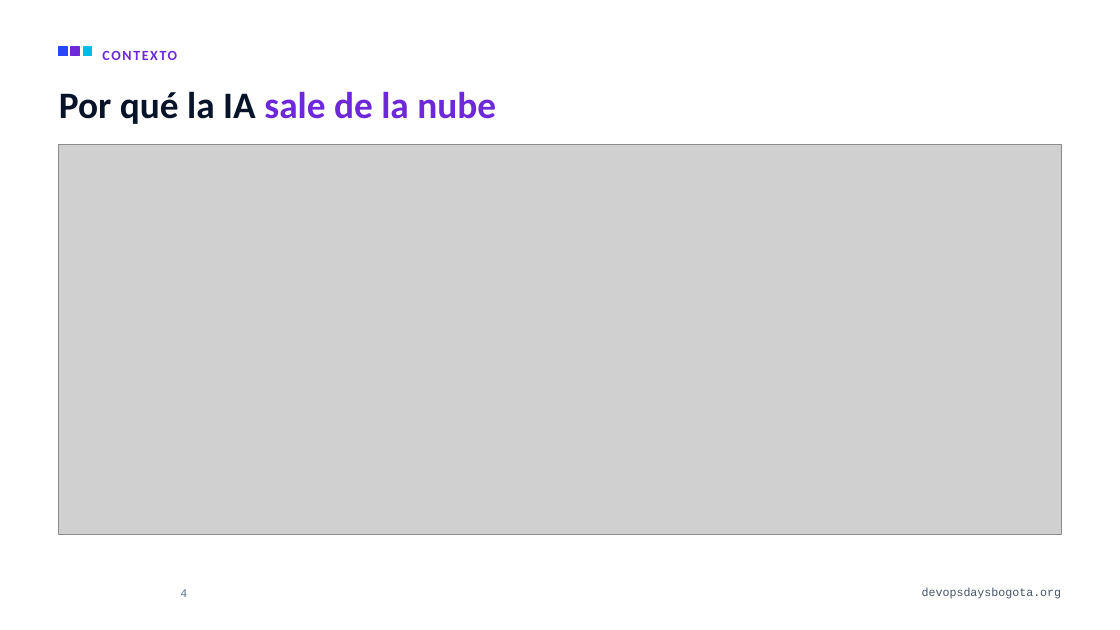
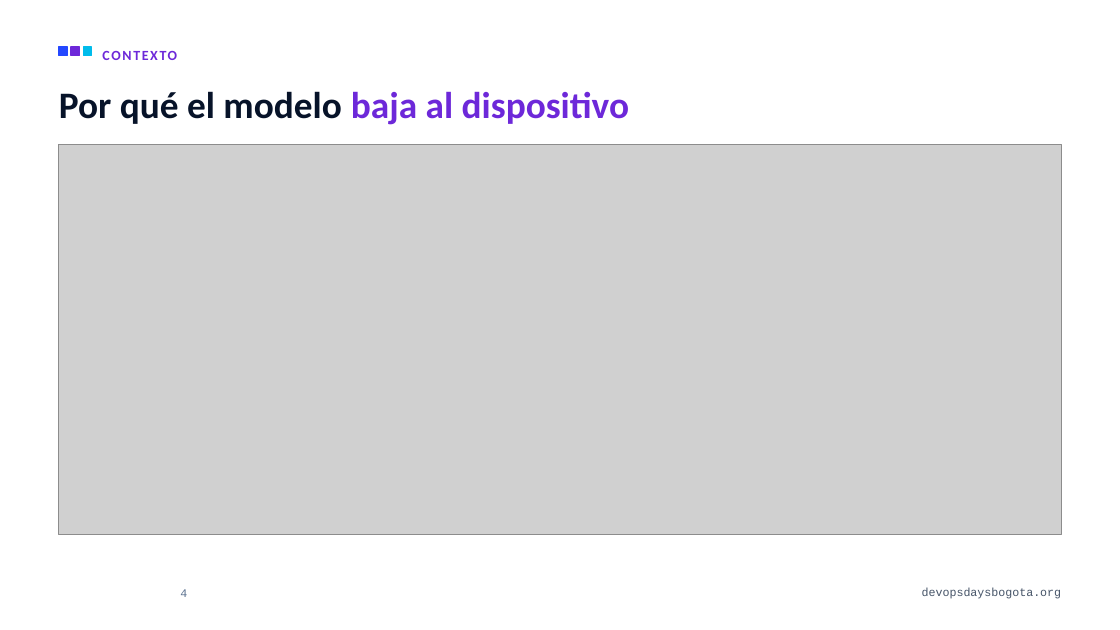
Before and after one commit to alejandro945/mlops-a-ciegas, a slide deck: slide 4 of talk/MLOps-a-ciegas-DevOpsDays-Bogota-2026.pptx. Drawn at 1120x630 pixels with LibreOffice and Linux fonts; fonts in the diff are those of the drawing; grey boxes stand for pictures; background and template pictures are left out. Boxes give left, top, right and bottom in pixels: in the first picture for what was removed or moved away, otherwise in the second. Text is boxed around its words. In the diff, an @@ line names an element or a change of style, - is before the commit and + after.

```diff
--- a/talk/MLOps-a-ciegas-DevOpsDays-Bogota-2026.pptx
+++ b/talk/MLOps-a-ciegas-DevOpsDays-Bogota-2026.pptx
@@ title at (x1=59, y1=91, x2=629, y2=125): text changed @@
-Por qué la IA sale de la nube
+Por qué el modelo baja al dispositivo
```
Also in this commit, not shown: 3 other slides changed, 1 slide added, 6 other files.
